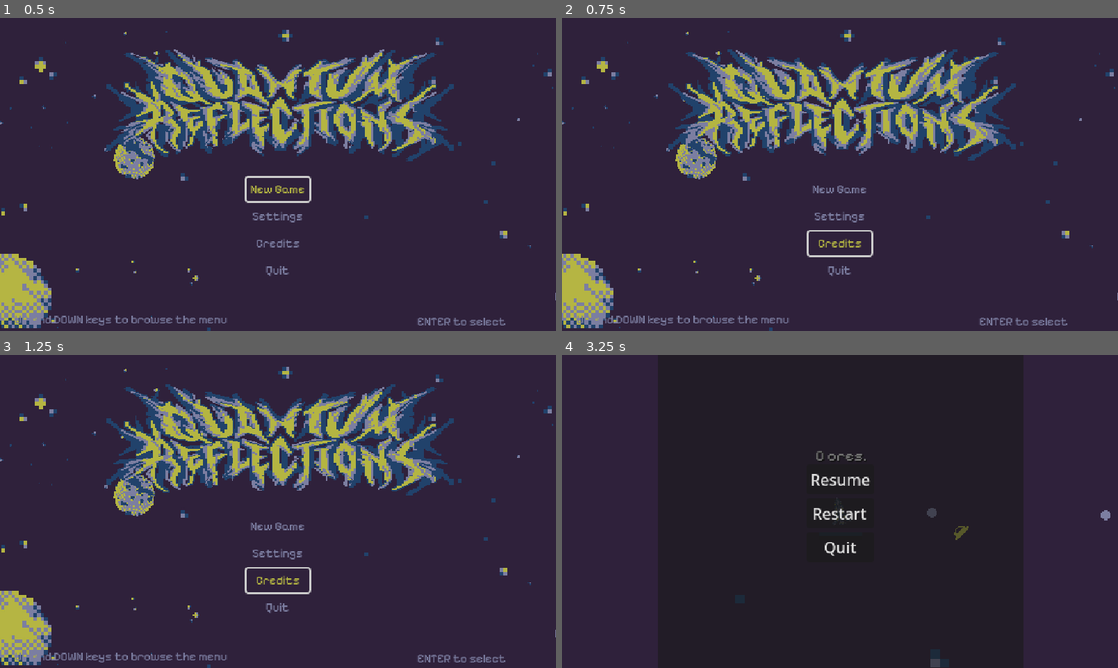
Above: before the commit, frames 1-4 (two rows, left to right).
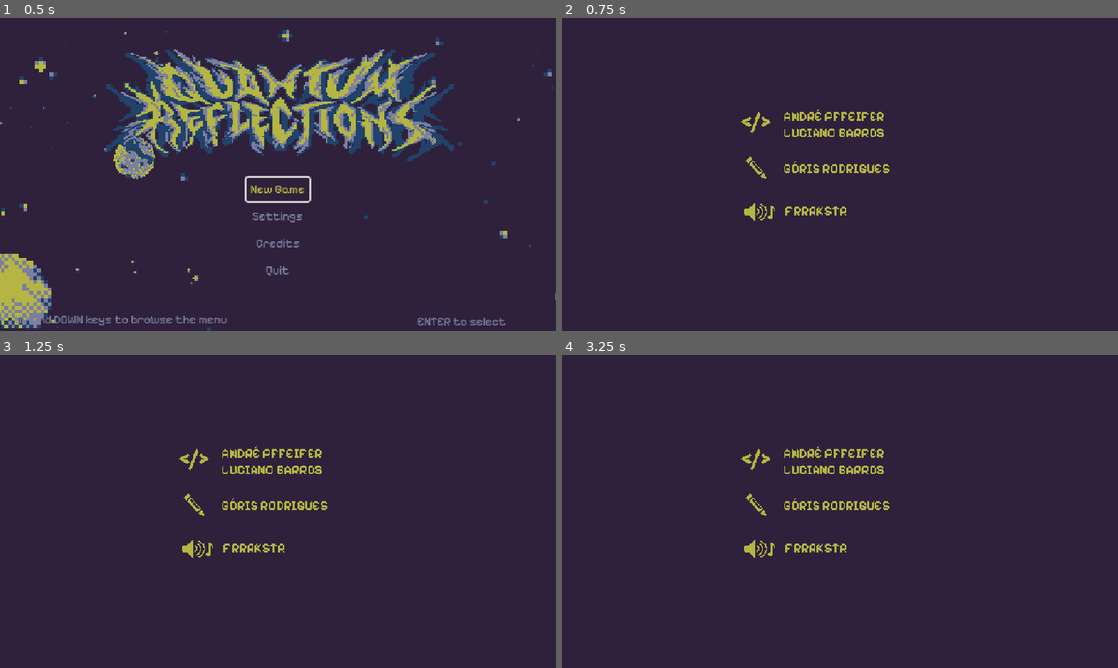
Above: after the commit, the same moments.

Repository: iparosds/Quantum-Reflections
Game: Godot game, scene res://scenes/menu.tscn
Two runs of this game, one before a commit and one after it. Both use one fixed random seed, a clock stepped at 60 frames per second and the inputs below.
Inputs (mouse positions are in pixels of both pictures, inside the frame that each line leads up to):
- Up to frame 1 (0.5 s): no input
- Up to frame 2 (0.75 s): click "Credits" at 0.5 s
- Up to frame 3 (1.25 s): no input
- Up to frame 4 (3.25 s): click (840, 527) at 1.25 s, where only the run before the commit has a clickable "New Game"; tap Enter (enter) at 2, 2.1, 2.85 s; move the mouse to (962, 495) at 2.02 s; hold Right (move_right) 2.03-2.78 s; move the mouse to (728, 527) at 2.77 s; hold Escape (back) from 2.78 s (still down)

Frame 1 is identical in both runs. In frame 2, 18% of the frame differs, in the area x 0-100%, y 3-100%; in frame 3, 18%; in frame 4, 4.4%.

Commit message:
creditos

Diff:
--- /dev/null
+++ b/scenes/creditos.tscn
@@ -0,0 +1,24 @@
+[gd_scene load_steps=2 format=3 uid="uid://1xxwiwv6mkli"]
+
+[ext_resource type="Texture2D" uid="uid://krnpsv5q7w60" path="res://assets/sprites/creditos2.png" id="1_ltvou"]
+
+[node name="Creditos" type="Node2D"]
+position = Vector2(515, 264)
+
+[node name="MarginContainer" type="MarginContainer" parent="."]
+anchors_preset = 15
+anchor_right = 1.0
+anchor_bottom = 1.0
+grow_horizontal = 2
+grow_vertical = 2
+size_flags_horizontal = 4
+size_flags_vertical = 4
+
+[node name="VBoxContainer" type="VBoxContainer" parent="MarginContainer"]
+layout_mode = 2
+size_flags_horizontal = 4
+size_flags_vertical = 4
+
+[node name="Sprite2D" type="Sprite2D" parent="MarginContainer/VBoxContainer"]
+position = Vector2(-253, -111)
+texture = ExtResource("1_ltvou")
--- a/scripts/menu.gd
+++ b/scripts/menu.gd
@@ -24,6 +24,7 @@
 
 func _on_credits_pressed() -> void:
 	$select_sound.play()
+	get_tree().change_scene_to_file("res://scenes/creditos.tscn")
 
 func _on_quit_pressed() -> void:
 	$select_sound.play()
Binary file added: assets/sprites/creditos2.png
Not shown, added: assets/sprites/creditos2.png.import
Not shown, added: scripts/creditos2.png.import
